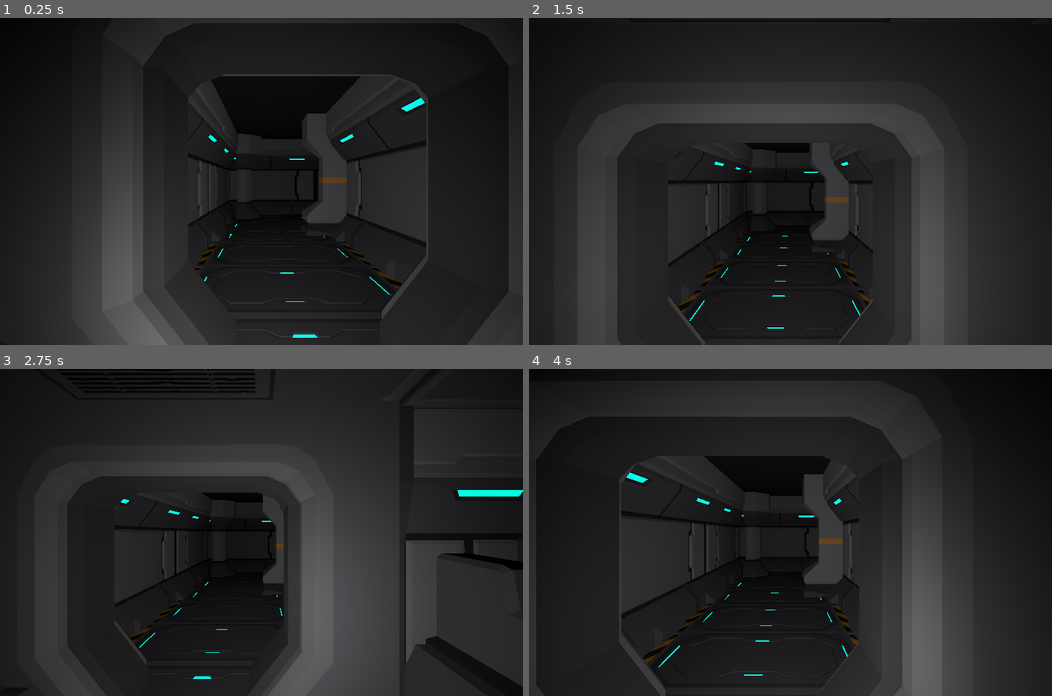
Above: before the commit, frames 1-4 (two rows, left to right).
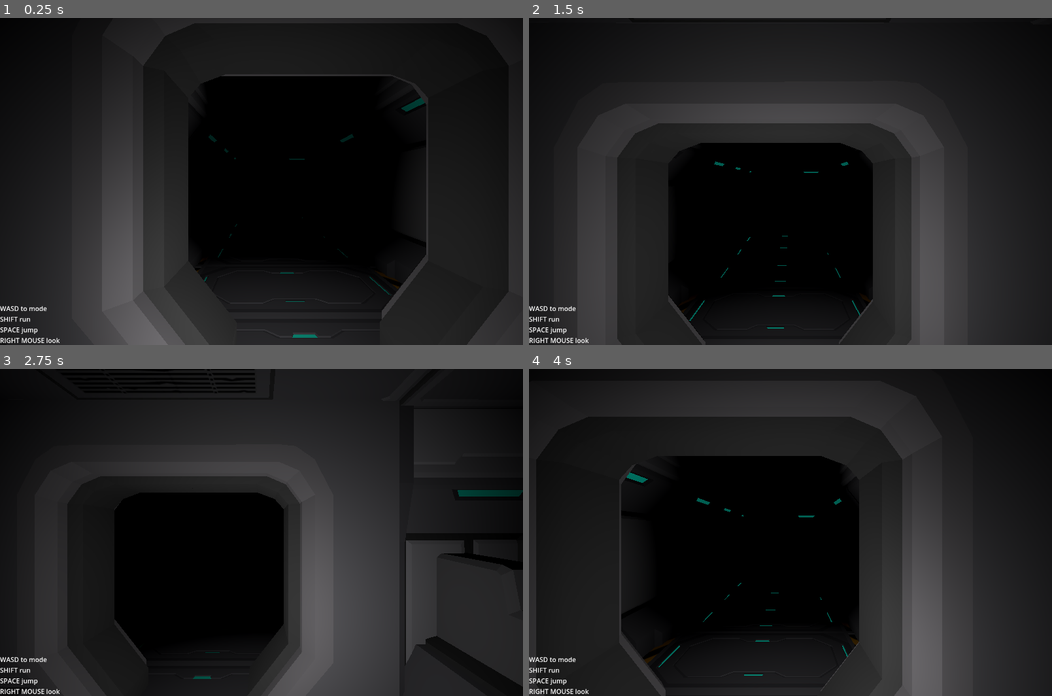
Above: after the commit, the same moments.

Repository: WLGfx/godot-player-and-controls
Game: Godot game, scene res://scene/maintest.tscn
Same seed, same stepped clock (60 frames per second), same inputs: the game is played once before the commit and once after it.
Inputs (mouse positions are in pixels of both pictures, inside the frame that each line leads up to):
- Up to frame 1 (0.25 s): no input
- Up to frame 2 (1.5 s): tap Enter at 0.5 s; move the mouse to (905, 165) at 0.52 s; hold D (right) 0.53-1.28 s; tap Space (jump) at 0.6, 0.77, 1.07 s; click (905, 165) at 0.67 s; move the mouse to (685, 197) at 1.27 s; hold S (backward) from 1.28 s (still down); tap Shift (move boost) at 1.35 s; click (685, 197) at 1.42 s
- Up to frame 3 (2.75 s): tap Space (jump) at 1.52, 1.55, 1.82, 2.1 s; move the mouse to (313, 460) at 2.02 s; release S (backward) at 2.03 s; hold D (right) from 2.03 s (still down); click (313, 460) at 2.17 s
- Up to frame 4 (4 s): move the mouse to (764, 597) at 2.77 s; release D (right) at 2.78 s; hold W (forward) 2.78-3.53 s; tap Shift (move boost) at 2.85 s; click (764, 597) at 2.92 s; tap Space (jump) at 3.02, 3.05, 3.32, 3.6, 3.77 s; move the mouse to (947, 581) at 3.52 s; hold A (left) from 3.53 s (still down); click (947, 581) at 3.67 s

The runs differ from the first frame. In frame 1, 15% of the frame differs, in the area x 0-82%, y 17-100%; in frame 2, 11%; in frame 3, 7.0%; in frame 4, 14%.

Commit message:
emission complete (sounds weird but is fact)

Diff:
--- a/scene/bridge.gd
+++ b/scene/bridge.gd
@@ -1,13 +1,34 @@
 extends Node3D
 
+@onready var ceiling: Node3D = $Ceiling
+
+var first_mesh: MeshInstance3D
+var material: Material
+var emmision_strength: float = 0.2
 
 # Called when the node enters the scene tree for the first time.
 func _ready() -> void:
 	for node in get_children():
 		if node is MeshInstance3D:
 			node.create_trimesh_collision()
+			# set the first mesh if it's a meshinstance3d
+			if first_mesh == null:
+				first_mesh = node
+				print("Found first mesh")
+				# and set the material
+				material = first_mesh.get_active_material(0)
+				print(material)
 	# Oh, that was too easy
+	for node in ceiling.get_children():
+		if node is MeshInstance3D:
+			node.create_trimesh_collision()
+	# and that just fixes the ceiling
+
+	# now grab the material from a meshinstance3d
+
 
 # Called every frame. 'delta' is the elapsed time since the previous frame.
 func _process(_delta: float) -> void:
-	pass
+	if material is BaseMaterial3D:
+		var sine_position: float = sin(0.003 * Time.get_ticks_msec())
+		material.emission_energy_multiplier = emmision_strength + sine_position * 0.2
--- a/scene/maintest.tscn
+++ b/scene/maintest.tscn
@@ -27,5 +27,26 @@
 
 [node name="light" type="SpotLight3D" parent="player"]
 transform = Transform3D(1, 0, 0, 0, 1, 0, 0, 0, 1, 0, 0, -0.570841)
-spot_range = 15.0
 spot_angle = 75.0
+
+[node name="Control" type="Control" parent="."]
+layout_mode = 3
+anchors_preset = 2
+anchor_top = 1.0
+anchor_bottom = 1.0
+offset_top = -40.0
+offset_right = 40.0
+grow_vertical = 0
+
+[node name="Label" type="Label" parent="Control"]
+layout_mode = 1
+anchors_preset = 2
+anchor_top = 1.0
+anchor_bottom = 1.0
+offset_top = -23.0
+offset_right = 40.0
+grow_vertical = 0
+text = "WASD to mode
+SHIFT run
+SPACE jump
+RIGHT MOUSE look"
--- a/scene/player.gd
+++ b/scene/player.gd
@@ -2,16 +2,7 @@
 extends CharacterBody3D
 
 @onready var camera: Camera3D = $camera
-#@onready var player: CharacterBody3D = $"."
 @onready var wand:= $light
-
-#@onready var mouse_speed_sl: HSlider = $"Control/player ui/ui controls/slider/mouse speed_sl"
-#@onready var mouse_speed_le: LineEdit = $"Control/player ui/ui controls/mouse sensitivity/mouse speed_le"
-#@onready var camera_rotate_x: LineEdit = $"Control/player ui/ui controls/camera x/camera rotate x"
-
-#@onready var player_ui: VBoxContainer = $"Control/player ui"
-#@onready var mouse_controls: Button = $"Control/player ui/mouse controls"
-#@onready var ui_controls: VBoxContainer = $"Control/player ui/ui controls"
 
 # globals for mouse control
 @export var mouse_sensitivity = 0.004
@@ -30,8 +21,6 @@
 
 # Called when the node enters the scene tree for the first time.
 func _ready() -> void:
-	#mouse_speed_le.text = str(mouse_sensitivity)
-	#ui_controls.visible = false
 	pass
 
 
